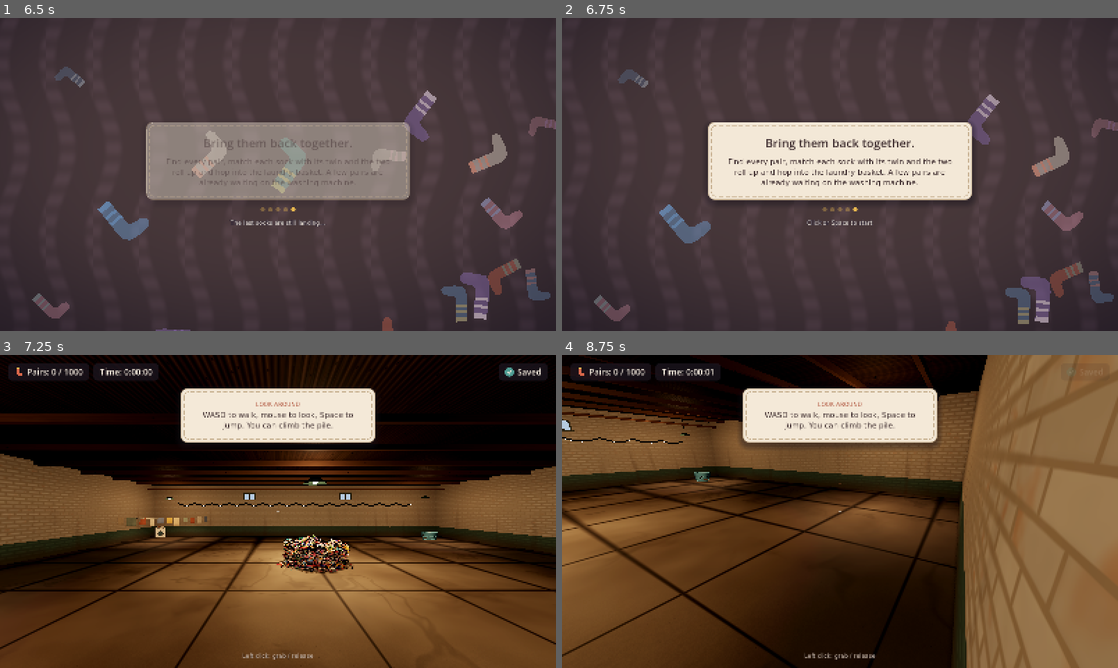
Above: before the commit, frames 1-4 (two rows, left to right).
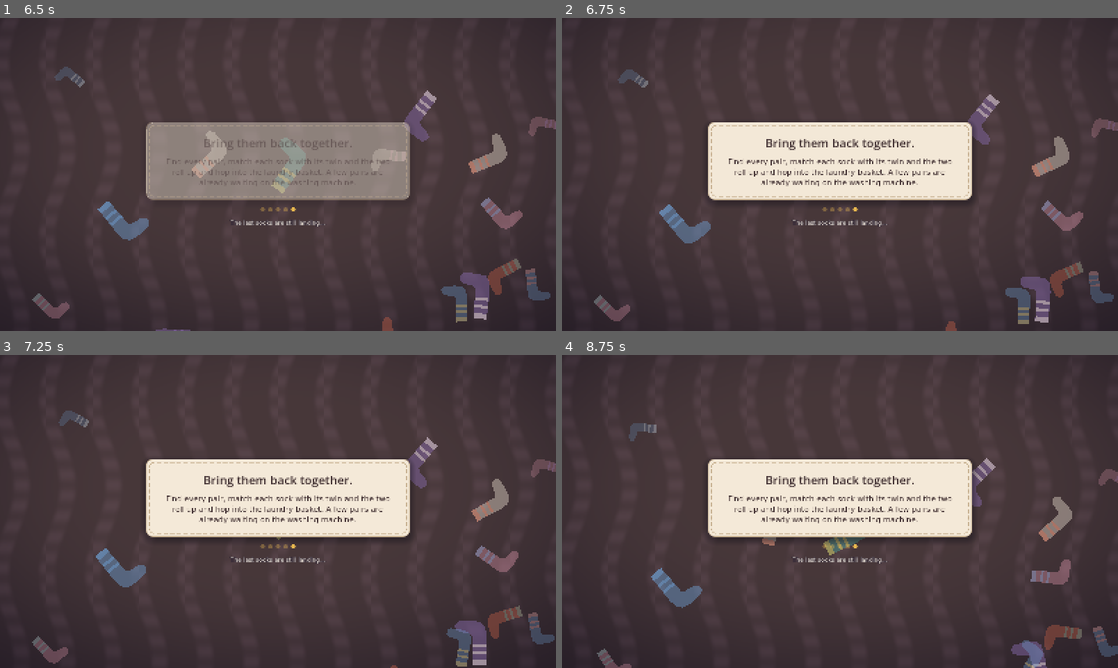
Above: after the commit, the same moments.

Repository: Expedox/DEV_SockDimension
Game: Godot game, scene res://scenes/main_menu.tscn
The game is run twice, just before and just after one commit, with the same random seed, the same clock (stepped at 60 frames per second) and the same inputs.
Inputs (mouse positions are in pixels of both pictures, inside the frame that each line leads up to):
- Up to frame 1 (6.5 s): click "New Game" at 0.5 s; click (289, 208) at 1.27 s; type "12" at 1.35 s; click "Start" at 2 s; tap Enter (ui_accept) at 2.75 s; move the mouse to (400, 158) at 2.77 s; press the mouse at (400, 158) at 2.78 s; hold D (move_right) 2.78-3.53 s; tap Space (jump) at 3.02, 3.77, 5.27, 6.02 s; move the mouse to (166, 190) at 3.52 s; release the mouse at (166, 190) at 3.53 s; hold S (move_back) 3.53-4.28 s; tap F (inspect) at 3.6 s; move the mouse to (333, 105) at 4.27 s; hold D (move_right) 4.28-5.03 s; hold E (pair) 4.28-5.03 s; move the mouse to (250, 237) at 5.02 s; hold W (move_forward) 5.03-5.78 s; right-click (250, 237) at 5.1 s; click (250, 237) at 5.17 s; move the mouse to (444, 221) at 5.77 s; press the mouse at (444, 221) at 5.78 s; hold A (move_left) from 5.78 s (still down)
- Up to frame 2 (6.75 s): keep holding A (move_left); move the mouse to (673, 127) at 6.52 s; release the mouse at (673, 127) at 6.53 s; tap F (inspect) at 6.6 s
- Up to frame 3 (7.25 s): keep holding A (move_left); tap Space (jump) at 6.77 s
- Up to frame 4 (8.75 s): move the mouse to (845, 511) at 7.27 s; release A (move_left) at 7.28 s; hold W (move_forward) 7.28-8.03 s; hold E (pair) 7.28-8.03 s; click (845, 511) at 7.42 s; move the mouse to (817, 505) at 8.02 s; hold D (move_right) from 8.03 s (still down); right-click (817, 505) at 8.1 s; tap Space (jump) at 8.27 s

Frame 1 is identical in both runs. In frame 2, 0.2% of the frame differs, in the area x 41-59%, y 64-67%; in frame 3, 100%, in the area x 0-100%, y 0-100%; in frame 4, 99%.

Commit message:
Pour the socks into a cone instead of a drum
Waves now land more often near the centre, so the pile grows into a hill
with sloped sides. Capsule bodies are available as an option, but boxes
hold the slope better.

Diff:
--- a/data/physics.json
+++ b/data/physics.json
@@ -17,9 +17,9 @@
   "wave_interval_frames": 3,
   "pour_max_awake": 1500,
   "pour_spacing": 0.36,
-  "pour_gap": 1.0,
+  "pour_gap": 0.6,
   "pour_speed": 3.0,
-  "pour_tilt_deg": 12.0,
+  "pour_tilt_deg": 20.0,
   "pour_max_height": 5.0,
   "settle_timeout_seconds": 20.0,
   "restore_batch": 2000,
@@ -27,5 +27,11 @@
   "land_speed": 0.4,
   "land_min_seconds": 0.2,
   "moving_report_step": 10,
-  "summit_scan_per_frame": 500
+  "summit_scan_per_frame": 500,
+  "sock_shape": "box",
+  "capsule_thickness_scale": 1.0,
+  "pour_spout_share": 1.0,
+  "pour_layers": 3,
+  "pour_layer_height": 0.2,
+  "pour_cone_power": 1.0
 }
--- a/scripts/physics/sock_field.gd
+++ b/scripts/physics/sock_field.gd
@@ -26,7 +26,8 @@
 var _awake := {} # sock_id -> Sock
 var _aside := {} # sock_id -> Transform3D at the moment it left the pile
 var _flights := {} # sock_id -> [start: Vector3, seconds: float]
-var _shapes: Array[BoxShape3D] = []
+var _shapes: Array[Shape3D] = []
+var _shape_xform := Transform3D.IDENTITY
 var _material: PhysicsMaterial
 var _rng := RandomNumberGenerator.new()
 var _freeze_settled := true
@@ -225,10 +226,21 @@
 	_still.resize(count)
 	_still.fill(0.0)
 	_shapes.clear()
+	var capsule := String(_tuning.sock_shape) == "capsule"
+	_shape_xform = Transform3D(Basis(Vector3.RIGHT, PI * 0.5), Vector3.ZERO) if capsule else Transform3D.IDENTITY
 	for shape in SockCatalog.shape_count():
-		var box := BoxShape3D.new()
-		box.size = SockMesh.collision_size(shape)
-		_shapes.append(box)
+		var size := SockMesh.collision_size(shape)
+		if capsule:
+			# Rounded socks slide off each other and settle into a cone; flat
+			# boxes stack like bricks into a drum with straight walls.
+			var round := CapsuleShape3D.new()
+			round.radius = size.y * 0.5 * float(_tuning.capsule_thickness_scale)
+			round.height = maxf(size.z, round.radius * 2.0)
+			_shapes.append(round)
+		else:
+			var box := BoxShape3D.new()
+			box.size = size
+			_shapes.append(box)
 	_next = 0
 	_frame = 0
 	_top = 0.0
@@ -239,7 +251,9 @@
 
 func _physics_process(delta: float) -> void:
 	_freeze_sleepers()
-	if state == State.READY:
+	# Also while pouring: landing socks must shake the top loose, or frozen
+	# socks build straight walls instead of a slope.
+	if state != State.RESTORING:
 		_wake_chain()
 	match state:
 		State.POURING:
@@ -279,30 +293,40 @@
 				Events.socks_moving.emit(moving)
 
 
+## Drops a wave just above the current top, more of it near the centre, so the
+## socks heap up into a cone instead of spreading into a flat layer.
 func _pour_wave() -> void:
 	var count := mini(int(_tuning.wave_size), socks.sock_count() - _next)
 	var spacing := float(_tuning.pour_spacing)
+	var layer_height := float(_tuning.pour_layer_height)
+	var layers := int(_tuning.pour_layers)
+	var spout := _radius * float(_tuning.pour_spout_share)
 	var height := minf(_top + float(_tuning.pour_gap), float(_tuning.pour_max_height))
 	var tilt := deg_to_rad(float(_tuning.pour_tilt_deg))
+	var cone_power := float(_tuning.pour_cone_power)
 	var taken := {}
 	var placed := 0
 	for attempt in count * 8:
 		_skip_reserved()
 		if placed >= count or _next >= socks.sock_count():
 			break
-		# Uniform radius piles the centre higher: a hill, not a flat layer.
+		# Even spread over the disc, thinned out towards the rim: the column at
+		# each spot grows in proportion to the cone height there.
 		var angle := _rng.randf() * TAU
-		var distance := _rng.randf() * _radius
-		var spot := Vector2(cos(angle), sin(angle)) * distance
-		var cell := Vector2i((spot / spacing).floor())
+		var spot := Vector2(cos(angle), sin(angle)) * spout * sqrt(_rng.randf())
+		if _rng.randf() > pow(1.0 - spot.length() / spout, cone_power):
+			continue
+		var layer := _rng.randi_range(0, layers - 1)
+		var cell := Vector3i(floori(spot.x / spacing), layer, floori(spot.y / spacing))
 		if taken.has(cell):
 			continue
 		taken[cell] = true
 		var basis := Basis(Vector3.UP, _rng.randf() * TAU)
 		basis = basis * Basis(Vector3.RIGHT, _rng.randf_range(-tilt, tilt))
+		basis = basis * Basis(Vector3.FORWARD, _rng.randf_range(-tilt, tilt))
 		if _rng.randf() < 0.5:
 			basis = basis * Basis(Vector3.FORWARD, PI)
-		var origin := Vector3(spot.x, height + _rng.randf() * spacing * 0.5, spot.y)
+		var origin := Vector3(spot.x, height + layer * layer_height, spot.y)
 		_spawn(_next, Transform3D(basis, origin), Vector3.DOWN * float(_tuning.pour_speed), false)
 		_next += 1
 		placed += 1
@@ -348,6 +372,7 @@
 	sock.freeze = asleep and _freeze_settled
 	var owner_id := sock.create_shape_owner(sock)
 	sock.shape_owner_add_shape(owner_id, _shapes[socks.shape_of(sock_id)])
+	sock.shape_owner_set_transform(owner_id, _shape_xform)
 	_bodies[sock_id] = sock
 	add_child(sock)
 	renderer.set_sock_transform(sock_id, xform)
